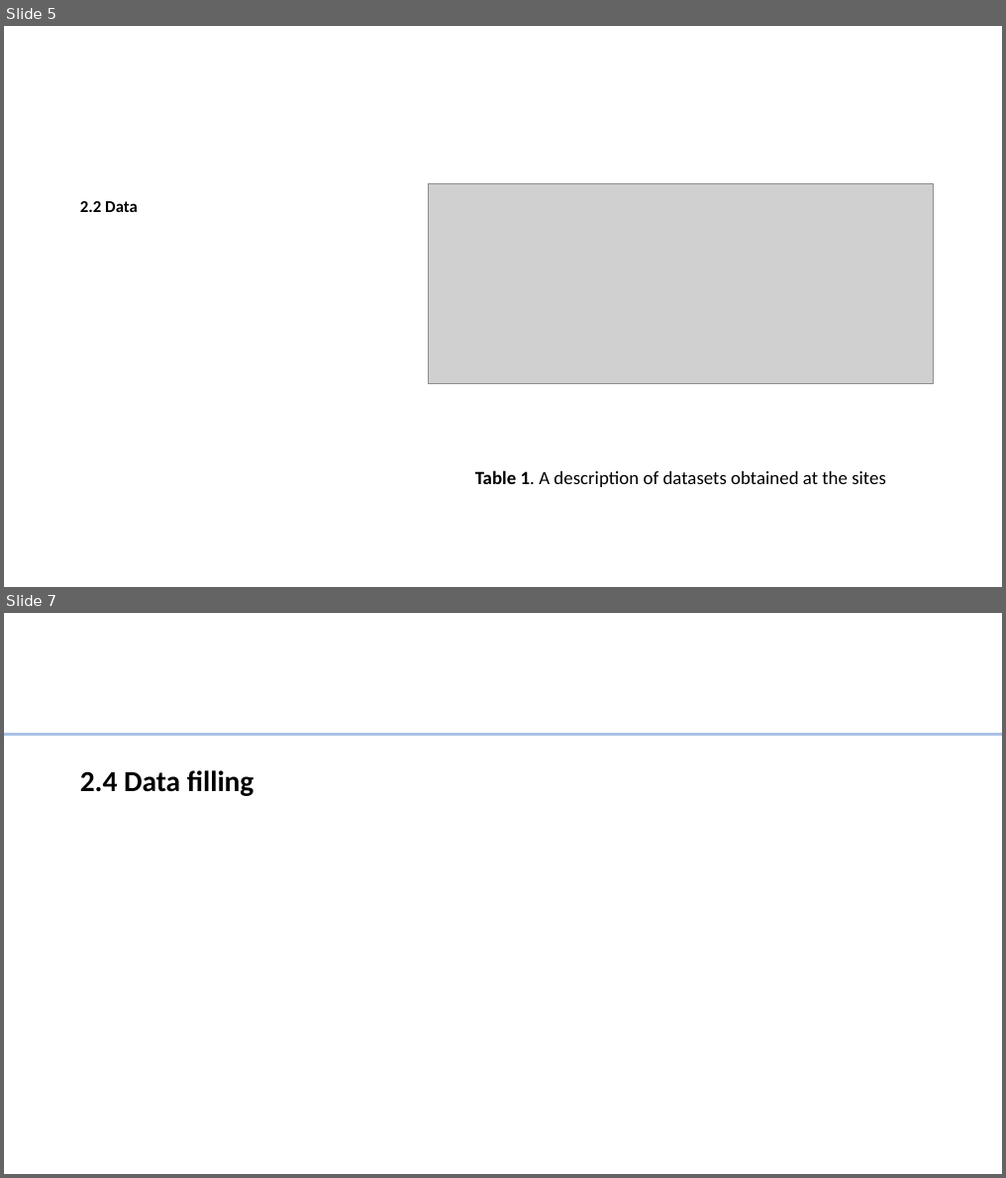
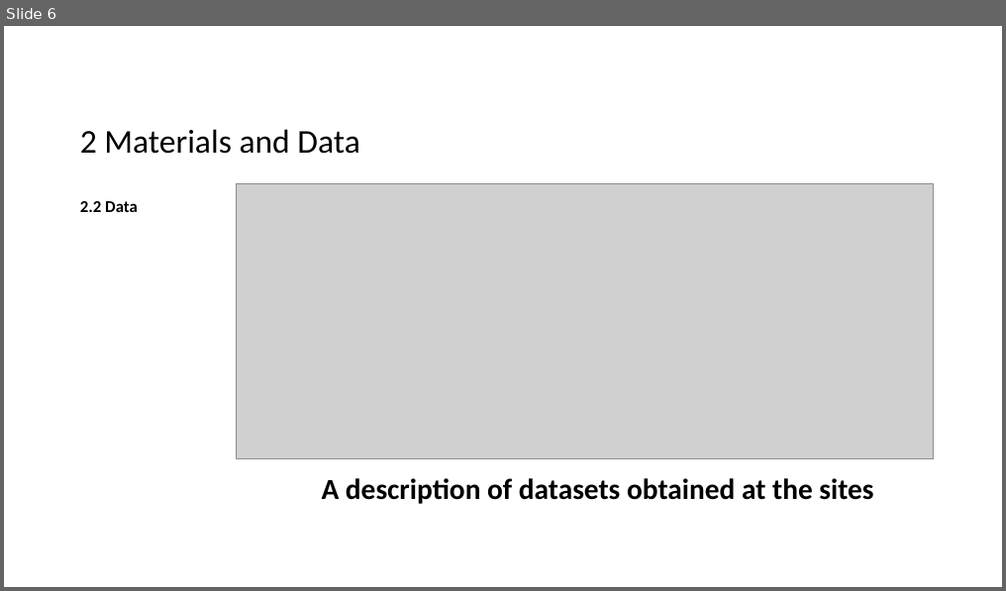
Before and after one commit to EmouAcademy/PM-manuscript, a slide deck: visuals/ppt_presentation.pptx. Shown one above the other, each under a label of ours: slides 5 and 7 before the commit, slide 6 after it; the slides between them are not shown. The pictures are 1006x1178 and 1006x591 pixels, drawn with LibreOffice and Linux fonts; fonts in the diff are those of the drawing; grey boxes stand for pictures. Boxes give left, top, right and bottom in pixels: in the first picture for what was removed or moved away, otherwise in the second. Text is boxed around its words. In the diff, an @@ line names an element or a change of style, - is before the commit and + after.

```diff
--- a/visuals/ppt_presentation.pptx
+++ b/visuals/ppt_presentation.pptx
@@ slide 7 removed at box(4, 613, 1002, 1174), background #FFFFFF @@
@@ line removed from (1002, 735) to (4, 735) @@
@@ text removed at box(80, 770, 254, 796) @@
-2.4 Data filling
@@ what was slide 5 is now slide 6 @@
@@ slide 6 changed as well @@
@@ title added at box(80, 129, 359, 154), 32 pt, text #000000 @@
+2 Materials and Data
@@ picture: place and size @@
-picture at box(429, 184, 934, 383)
+picture at box(236, 184, 933, 460)
@@ text at box(322, 478, 873, 504): text changed; size 18 to 28 pt; bold on @@
-Table 1. A description of datasets obtained at the sites
+A description of datasets obtained at the sites
```
Also in this commit, not shown: 10 other slides changed, 6 slides added, 4 other slides removed, 23 other files.
